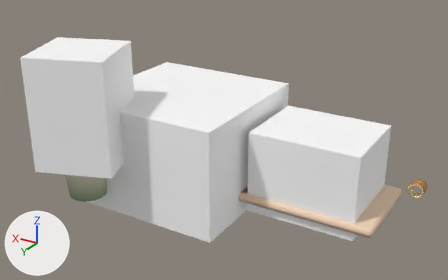
What one commit did to the glTF model gobble-kitchen/src/assets/models/potato.glb.
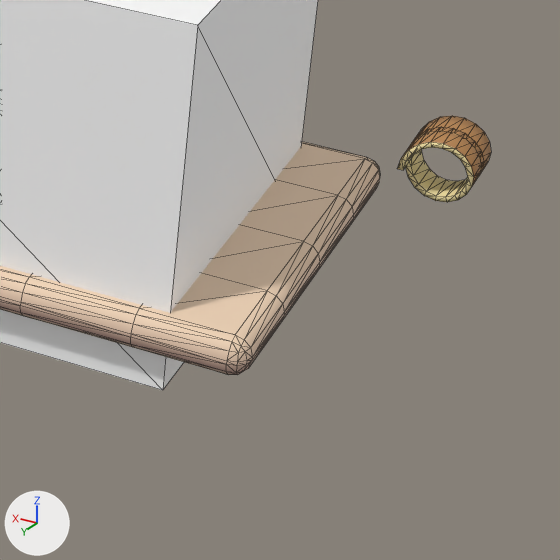
There are two pictures of each version: one whole from a 50 mm lens placed at (-1.29, 2.305, 1.348), pointed at (0.023, 0.116, 0.253), one close up on the part from 70% to 99% of the width and 54% to 100% of the height. Every picture has the same lights, and +X, +Y and +Z are marked at lower left. The first two pictures are the older version. The close-ups show mesh edges as thin lines. Where no turn or scale is listed for an object, it has been applied to the vertices. Vertices at exactly the same position are counted once.

Before the edit, the objects in view are built like this:
```python
me_board = bpy.data.meshes.new('board')
me_board.from_pydata(...)  # 376 vertices, 744 faces; spans x -0.33..0.33, y -0.22..0.22, z -0.021..0.021
me_board.materials.append(mat_vc)
me_hit_potato = bpy.data.meshes.new('hit_potato')
me_hit_potato.from_pydata(...)  # a box spanning x -0.248..0.248, y -0.196..0.196, z -0.189..0.189
me_hit_potato.materials.append(mat_vc)
me_peel_curl = bpy.data.meshes.new('peel_curl')
me_peel_curl.from_pydata(...)  # 124 vertices, 244 faces; spans x -0.037..0.037, y -0.044..0.044, z -0.0369..0.0369
me_peel_curl.materials.append(mat_vc)
ob_board__geo = bpy.data.objects.new('board__geo', me_board)
ob_board__geo.location = (-0.37, -0.04, 0.021)
ob_hit_potato__geo = bpy.data.objects.new('hit_potato__geo', me_hit_potato)
ob_hit_potato__geo.location = (-0.37, -0.04, 0.145)
ob_peel_curl__geo = bpy.data.objects.new('peel_curl__geo', me_peel_curl)
ob_peel_curl__geo.location = (-0.75, -0.3, 0.03)
```
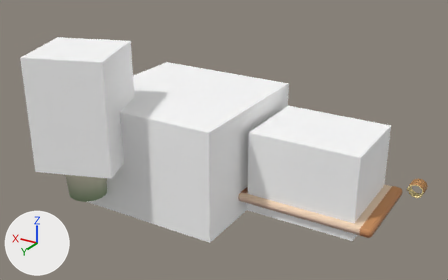
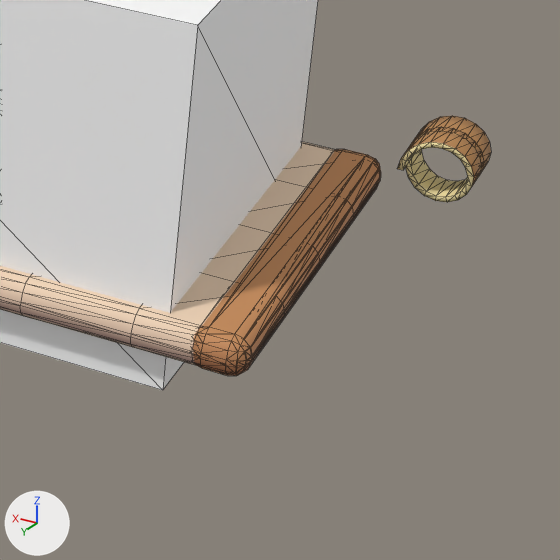
Pixel boxes (x1, y1, x2, y2) of what changed, in the close-ups (560 x 560 px):
'board__geo', reshaped: before (0, 142, 380, 375); after (0, 142, 381, 376)
part 1 of me_board, added (brown): after (192, 149, 381, 376)

What the commit changed:
me_board is used by ob_board__geo; location (-0.37, -0.04, 0.021).
me_board had 376 vertices, 744 faces and spanned x -0.33..0.33, y -0.22..0.22, z -0.021..0.021.
me_board now has 568 vertices, 1120 faces and spans x -0.33..0.33, y -0.222..0.222, z -0.021..0.021.
me_board part 1: a new loose piece of 96 vertices spanning x -0.33..-0.27, y -0.222..0.222, z -0.021..0.021, in mat_vc.
Other edits to the shape of me_board do not show in these pictures.
